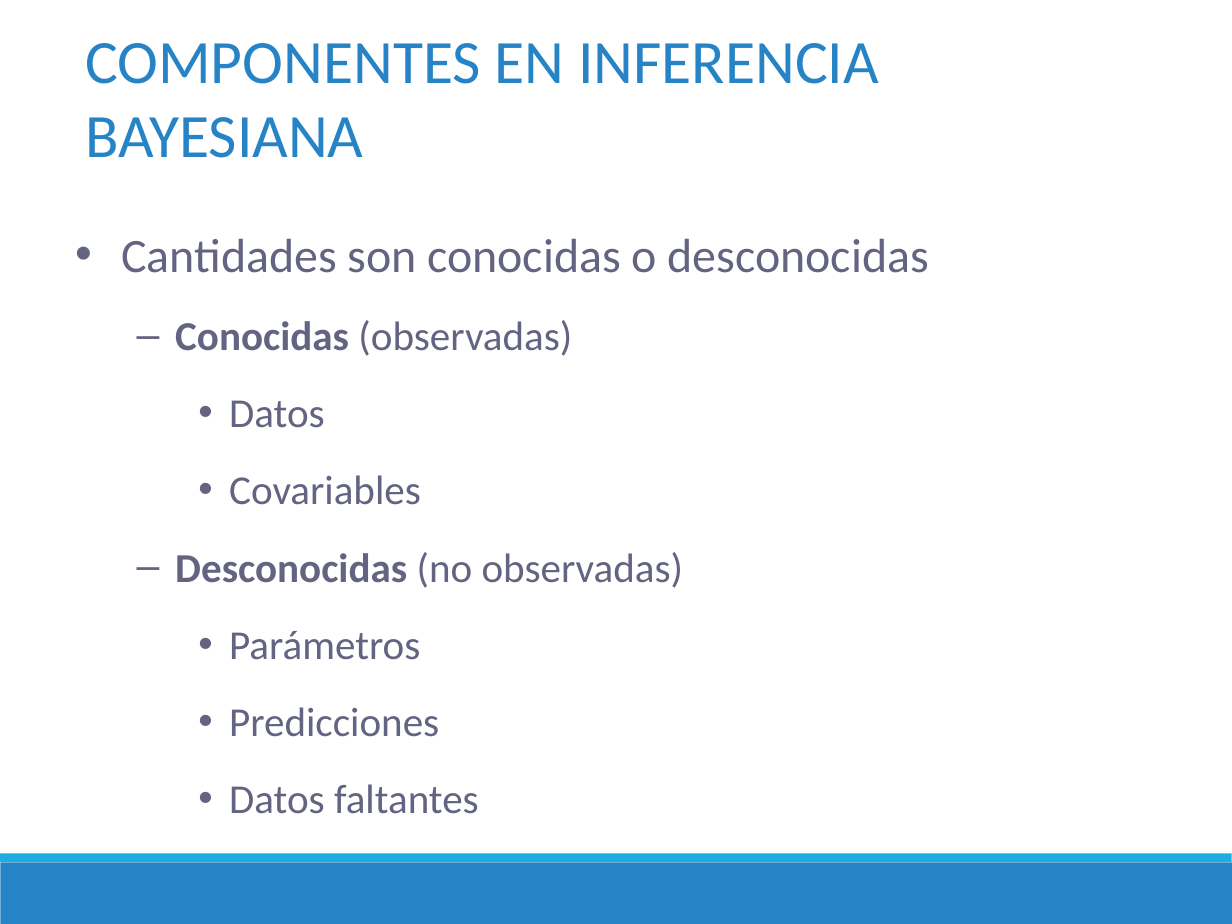
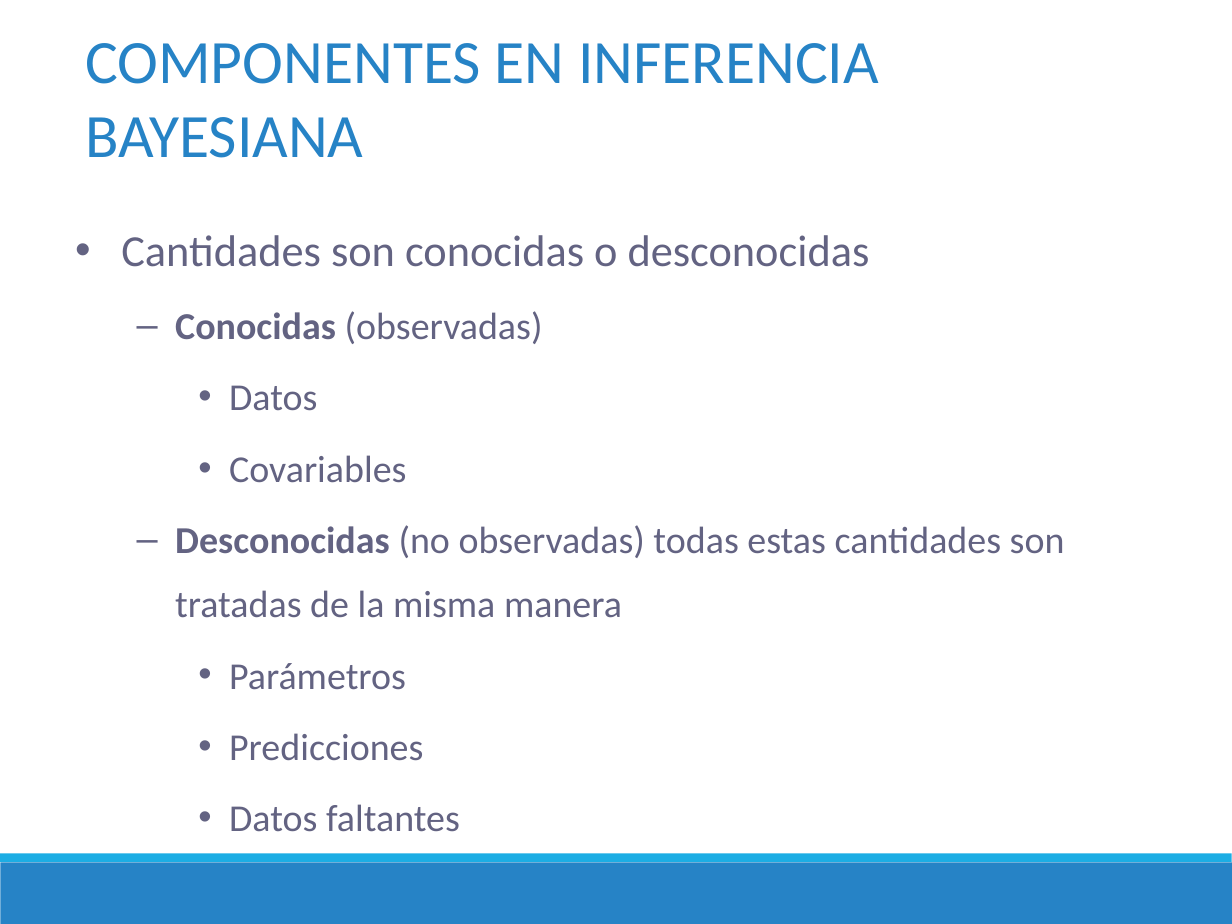
Before and after one commit to DrIgoA/Curso-Ocupacion23, a slide deck: slide 14 of ppt/Modulo 3_Ocupacion2023.pptx. Drawn at 1232x924 pixels with LibreOffice and Linux fonts; fonts in the diff are those of the drawing. Boxes give left, top, right and bottom in pixels: in the first picture for what was removed or moved away, otherwise in the second. Text is boxed around its words. In the diff, an @@ line names an element or a change of style, - is before the commit and + after.

```diff
--- a/ppt/Modulo 3_Ocupacion2023.pptx
+++ b/ppt/Modulo 3_Ocupacion2023.pptx
@@ text at (121,235,870,832): size 28 to 25.9 pt in "Cantidades son conocidas o desconocidas"; size 24 to 22.2 pt in "Conocidas (observadas)", "Datos", "Covariables", "Parámetros" and 2 more places @@
@@ text at (175,525,1065,618): text changed; size 24 to 22.2 pt @@
-  – Desconocidas (no observadas)
+  – Desconocidas (no observadas) todas estas cantidades son tratadas de la misma manera
```
Also in this commit, not shown: 16 other slides changed, 1 slide added, 1 slide removed, 2 other files.
